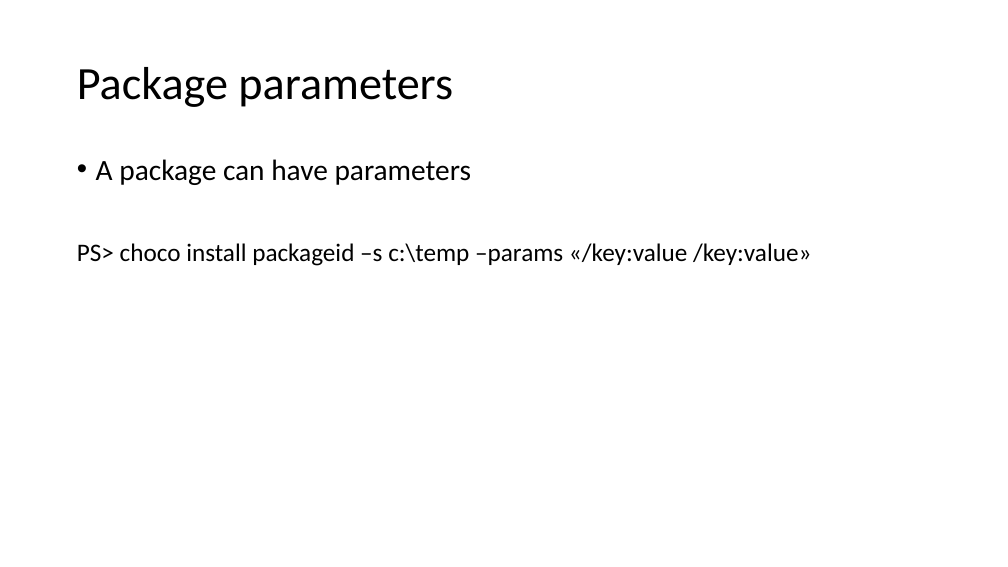
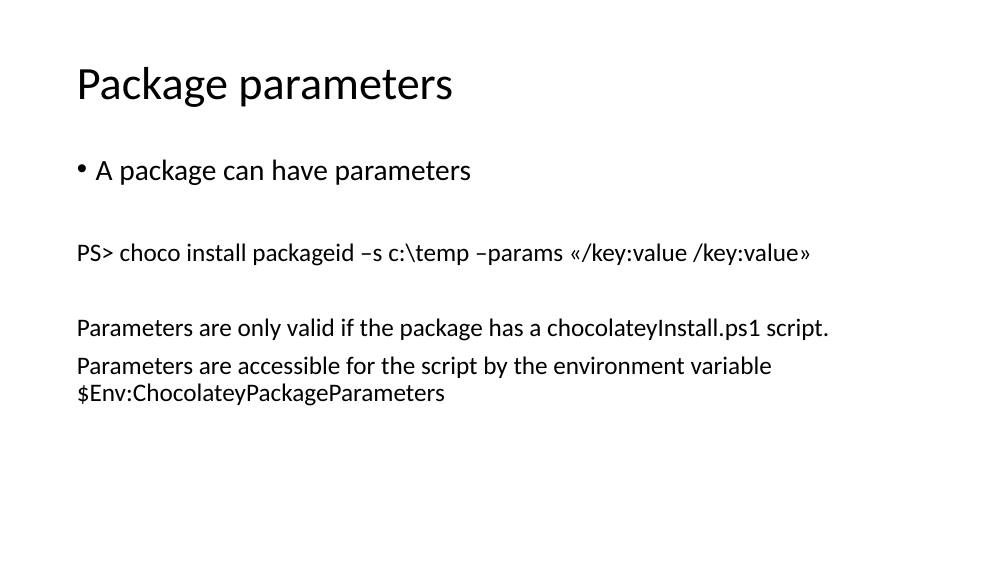
Before and after one commit to DIPSAS/InstallationTech, a slide deck: slide 33 of docs/InstallationCourse.pptx (slide 31 before the commit). Drawn at 1008x567 pixels with LibreOffice and Linux fonts; fonts in the diff are those of the drawing. Boxes give left, top, right and bottom in pixels: in the first picture for what was removed or moved away, otherwise in the second. Text is boxed around its words. In the diff, an @@ line names an element or a change of style, - is before the commit and + after.

```diff
--- a/docs/InstallationCourse.pptx
+++ b/docs/InstallationCourse.pptx
@@ text at bbox=[77, 318, 829, 406]: paragraphs added @@
+Parameters are only valid if the package has a chocolateyInstall.ps1 script.
+Parameters are accessible for the script by the environment variable $Env:ChocolateyPackageParameters
```
Also in this commit, not shown: 12 other slides changed, 5 slides added.
